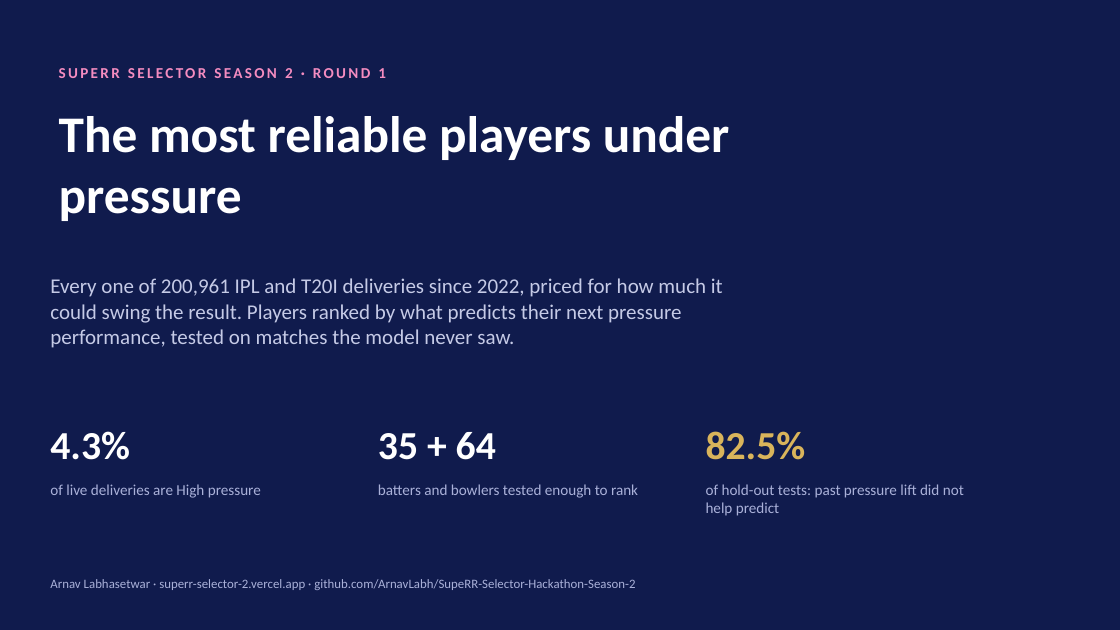
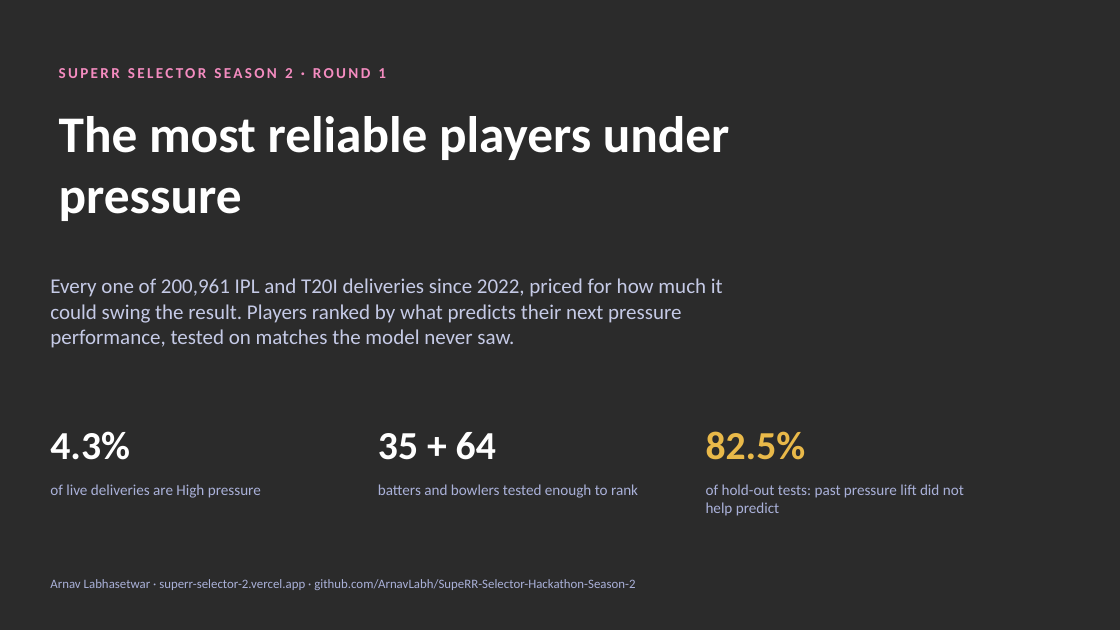
Before and after one commit to ArnavLabh/SupeRR-Selector-Hackathon-Season-2, a slide deck: slide 1 of reports/Pressure_Index_Executive_Deck.pptx. Drawn at 1120x630 pixels with LibreOffice and Linux fonts; fonts in the diff are those of the drawing; background and template pictures are left out; a plain dark background stands for a picture behind light text. Boxes give left, top, right and bottom in pixels: in the first picture for what was removed or moved away, otherwise in the second. Text is boxed around its words. In the diff, an @@ line names an element or a change of style, - is before the commit and + after.

```diff
--- a/reports/Pressure_Index_Executive_Deck.pptx
+++ b/reports/Pressure_Index_Executive_Deck.pptx
@@ background #101B4D to picture (left out) @@
@@ text "82.5%" at (x1=706, y1=431, x2=806, y2=460): text colour #D9B45B to #E9B949 @@
```
Also in this commit, not shown: 10 other slides changed, 39 other files.
